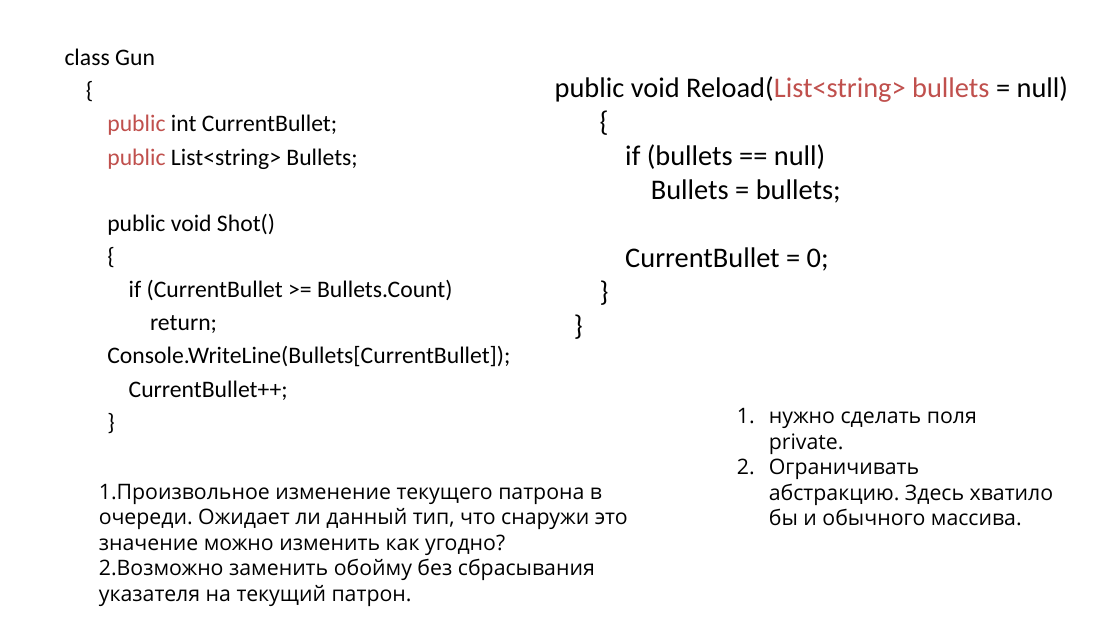
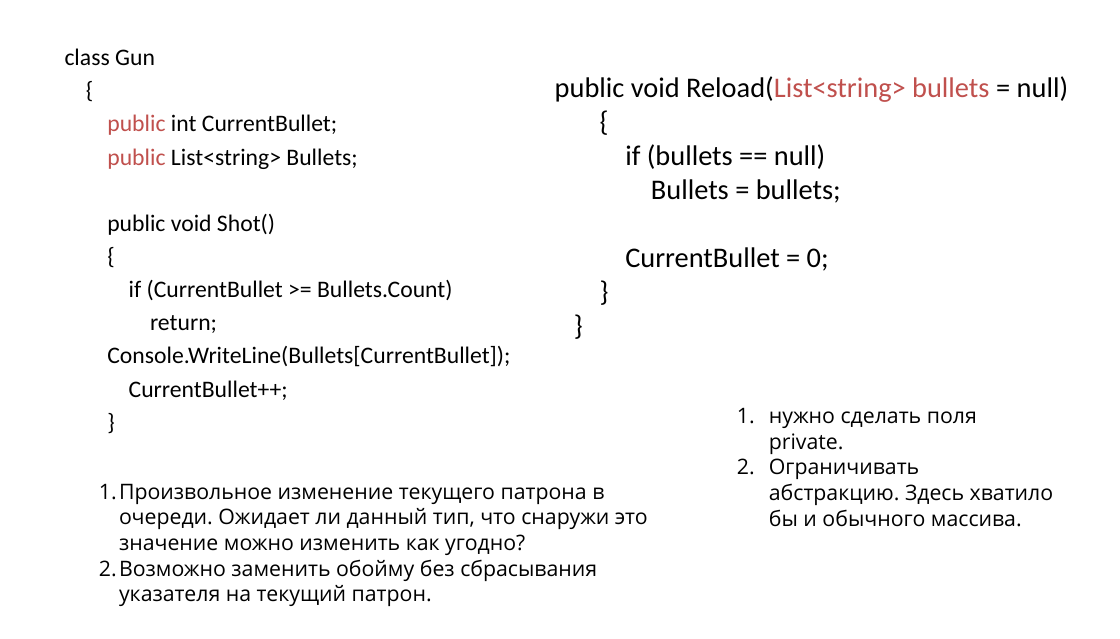
Before and after one commit to Mrztv/KRSU, a slide deck: slide 64 of 2026/ООП/Хмелева/ООП1.pptx. Drawn at 1120x639 pixels with LibreOffice and Linux fonts; fonts in the diff are those of the drawing. Boxes give left, top, right and bottom in pixels: in the first picture for what was removed or moved away, otherwise in the second. Text is boxed around its words. In the diff, an @@ line names an element or a change of style, - is before the commit and + after.

```diff
--- a/2026/ООП/Хмелева/ООП1.pptx
+++ b/2026/ООП/Хмелева/ООП1.pptx
@@ text "Произвольное изменение текущего патрона в ..." at (x1=119, y1=483, x2=648, y2=606): indent changed @@
```
Also in this commit, not shown: 58 other slides changed, 27 other files.
